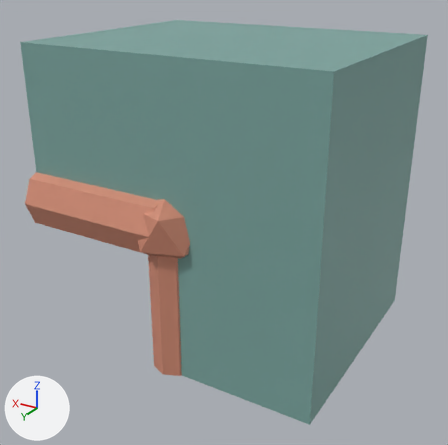
The FBX model Assets/_Project/Art/Models/Kit/TH_Tile_14.fbx: old version first, new version second.
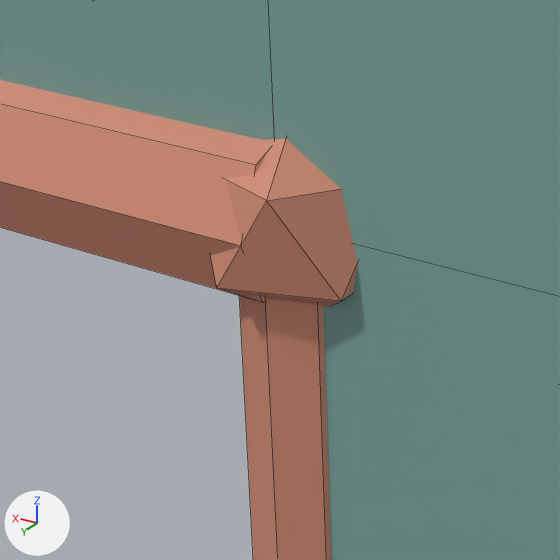
Old and new are each drawn whole from a camera (50 mm lens) standing at (-1.117, 1.473, 0.812) and looking at (-0.009, -0.375, -0.112) and again close up on the part from 14% to 58% of the width and 34% to 78% of the height. Arrows for +X, +Y and +Z are at lower left; the lights stay in place. The first two pictures are the older version. The close-ups show mesh edges as thin lines. Where no turn or scale is listed for an object, it has been applied to the vertices. Vertices at exactly the same position are counted once.

The first close-up shows 'TH_Tile_14'.
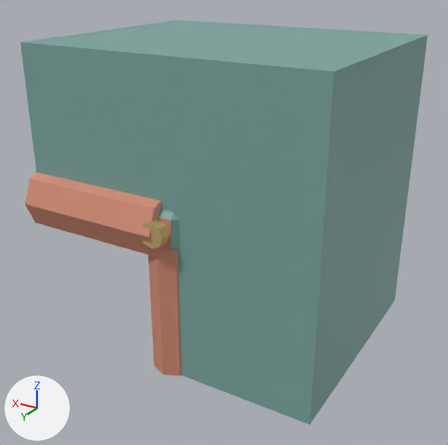
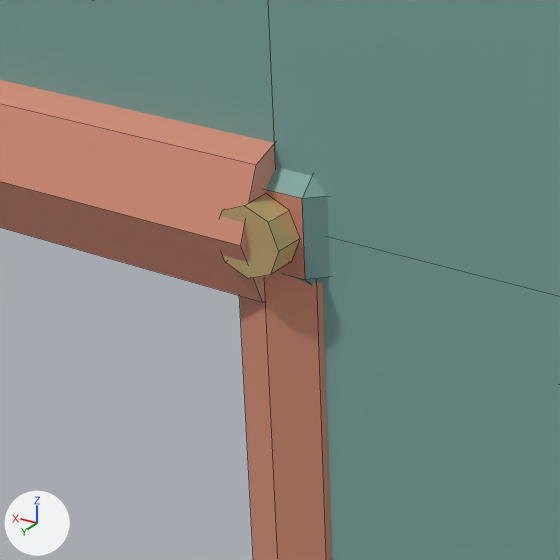
Changed parts and their boxes [x1, y1, x2, y2] in the close-ups (560 x 560 px; the box of a moved part takes in the faces that stretch with it):
part 1 of me_th_tile_14_001, added (beige): after [220, 194, 300, 279]
part 2 of me_th_tile_14_001, moved or reshaped: before [210, 139, 358, 306]; after [266, 167, 330, 284]

Diff of the bpy script that builds the scene:
```diff
--- a/Assets/_Project/Art/Models/Kit/TH_Tile_14.fbx.py
+++ b/Assets/_Project/Art/Models/Kit/TH_Tile_14.fbx.py
@@ mat_metal_th @@
+mat_metal_th = principled_material('Metal.TH')
+mat_metal_th.base_color = (0.76, 0.56, 0.26)  # beige #e2c58b
+mat_metal_th.metallic = 0.6
+mat_metal_th.roughness = 0.55
@@ me_th_tile_14_001 @@
 # used by ob_th_tile_14; location = (0.0, 0.0, 0.0)
-me_th_tile_14_001.from_pydata(...)  # 68 vertices, 62 faces; spans x -0.55..0.55, y -0.9..0.07, z -0.55..0.55
+me_th_tile_14_001.from_pydata(...)  # 96 vertices, 78 faces; spans x -0.55..0.55, y -0.92..0.07, z -0.55..0.55
+# me_th_tile_14_001 part 1: a new loose piece, an 8-sided cylinder along y spanning x -0.045..0.045, y 0.02..0.06, z -0.045..0.045, in mat_metal_th (beige #e2c58b)
+# me_th_tile_14_001 part 2
+# 11 vertices are removed from x -0.125..0.125, y -0.169..0.069, z -0.14..0.063
+# 20 faces are deleted
+# 1 vertex moves from x 0.0, y -0.05, z 0.14 to x 0.13, y -0.06, z 0.05
+# 15 vertices are added at x -0.13..0.13, y -0.92..0.02, z -0.13..0.13
+# 8 new vertices lie (0.1, 0.0, 0.0) away from vertices in x -0.05, y -0.92..0.02, z -0.13..0.13
+# 20 new faces join them, mat_body_th (greyish cyan #7ca6a0)
+# 6 new faces join them, mat_trim_th (beige #d48e76)
 me_th_tile_14_001.materials.append(mat_body_th)
 me_th_tile_14_001.materials.append(mat_trim_th)
+me_th_tile_14_001.materials.append(mat_metal_th)  # beige #e2c58b
```
